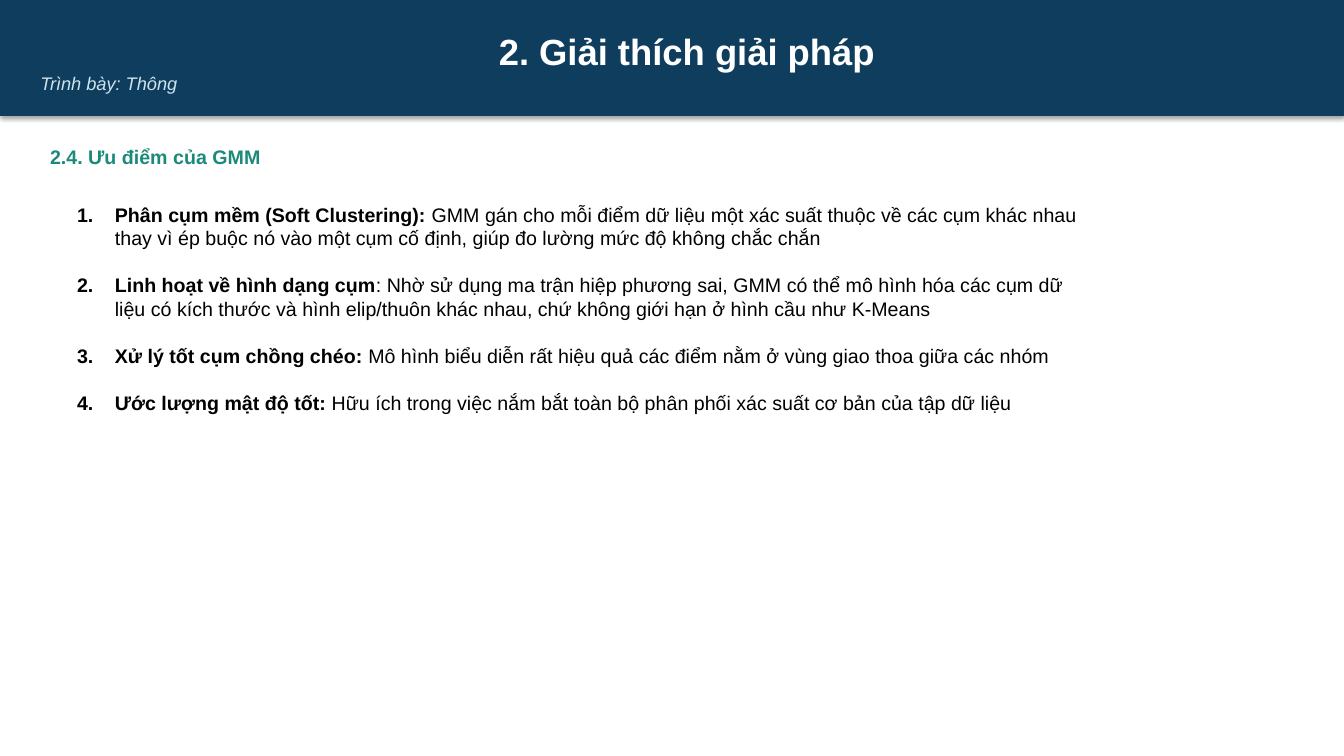
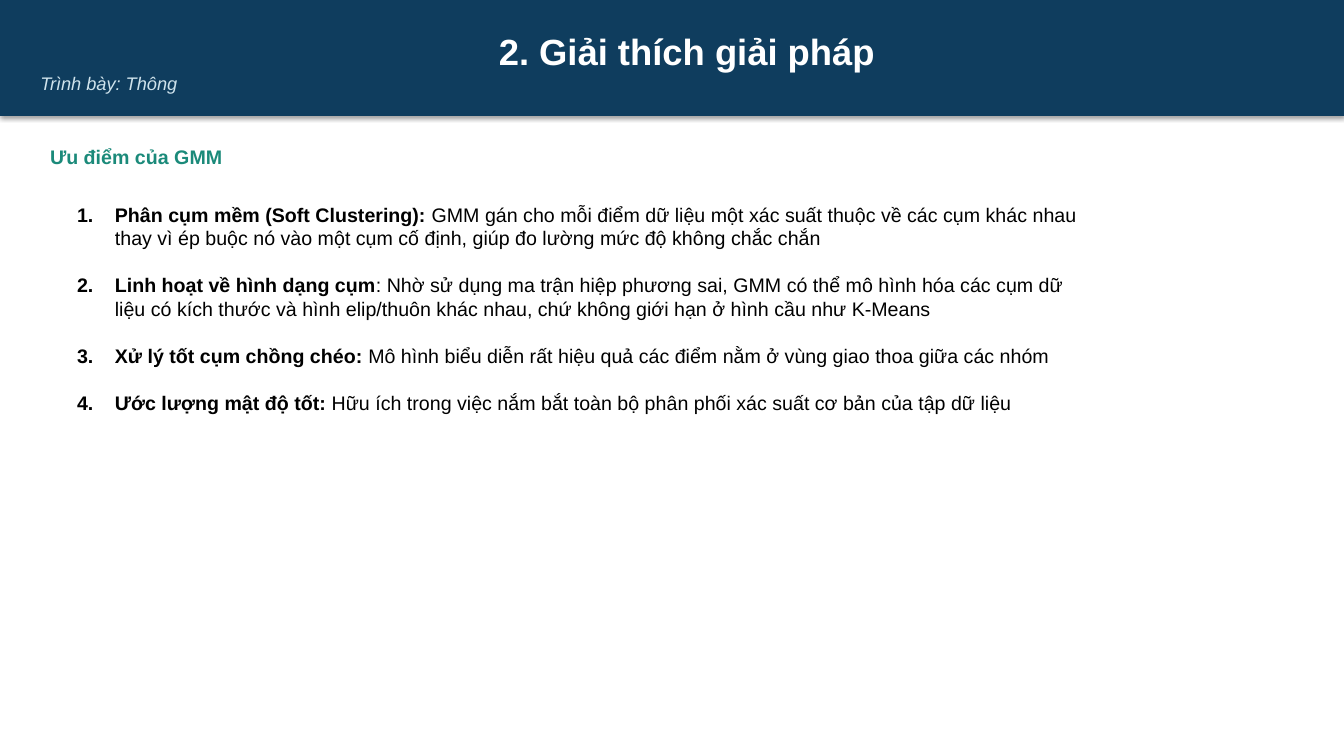
Before and after one commit to dinhdatthong1809/gaussian-mixture-model, a slide deck: slide 48 of Slide.pptx (slide 44 before the commit). Drawn at 1344x756 pixels with LibreOffice and Linux fonts; fonts in the diff are those of the drawing. Boxes give left, top, right and bottom in pixels: in the first picture for what was removed or moved away, otherwise in the second. Text is boxed around its words. In the diff, an @@ line names an element or a change of style, - is before the commit and + after.

```diff
--- a/Slide.pptx
+++ b/Slide.pptx
@@ text at [50,149,222,165]: text changed @@
-2.4. Ưu điểm của GMM
+Ưu điểm của GMM
```
Also in this commit, not shown: 7 other slides changed, 4 slides added.
